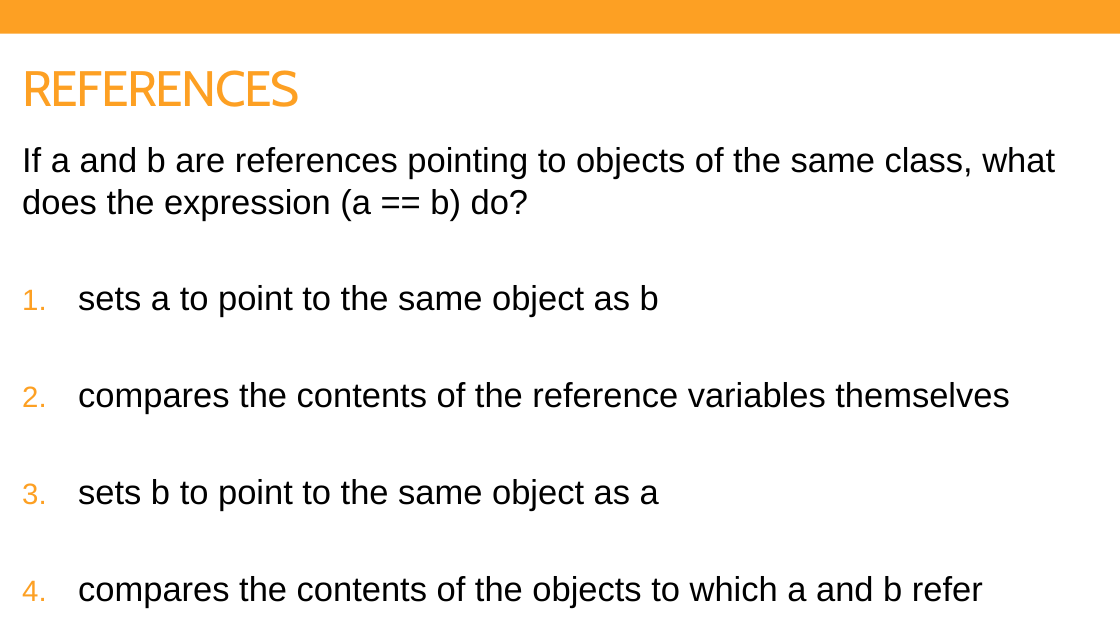
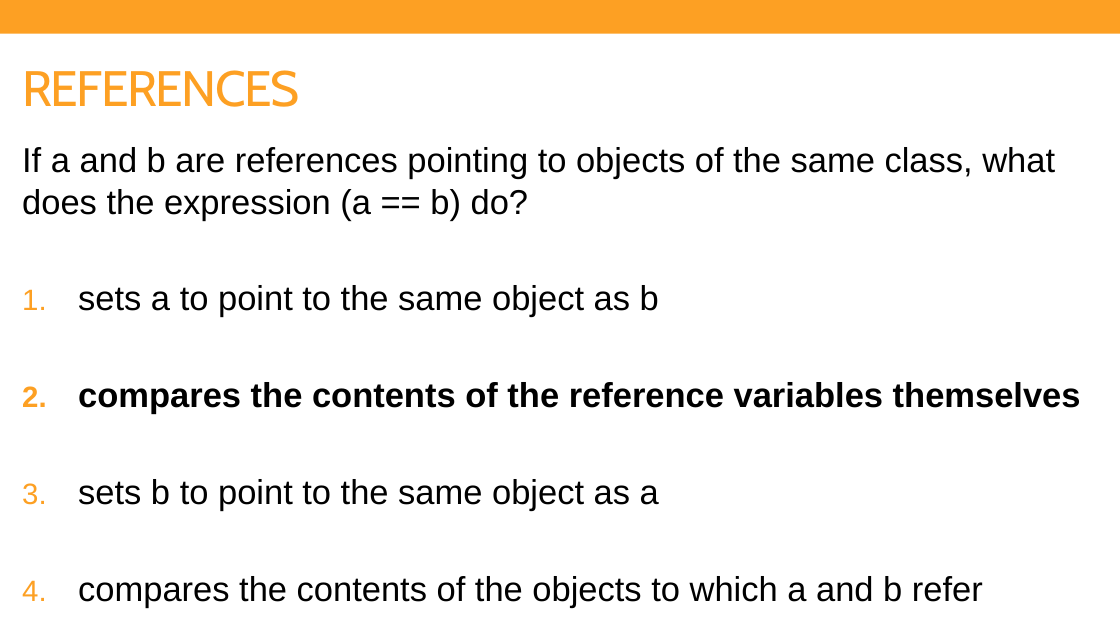
Before and after one commit to shersingh7/JAC444, a slide deck: slide 6 of Week 2/JAC444_Week2_Fundamental Concepts and Classes in Java(1).pptx. Drawn at 1120x630 pixels with LibreOffice and Linux fonts; fonts in the diff are those of the drawing. Boxes give left, top, right and bottom in pixels: in the first picture for what was removed or moved away, otherwise in the second. Text is boxed around its words. In the diff, an @@ line names an element or a change of style, - is before the commit and + after.

```diff
--- a/Week 2/JAC444_Week2_Fundamental Concepts and Classes in Java(1).pptx
+++ b/Week 2/JAC444_Week2_Fundamental Concepts and Classes in Java(1).pptx
@@ text at (x1=78, y1=382, x2=1081, y2=414): bold on in "compares the contents of the reference variables ..." @@
```
Also in this commit, not shown: 4 other slides changed, 40 other files.
